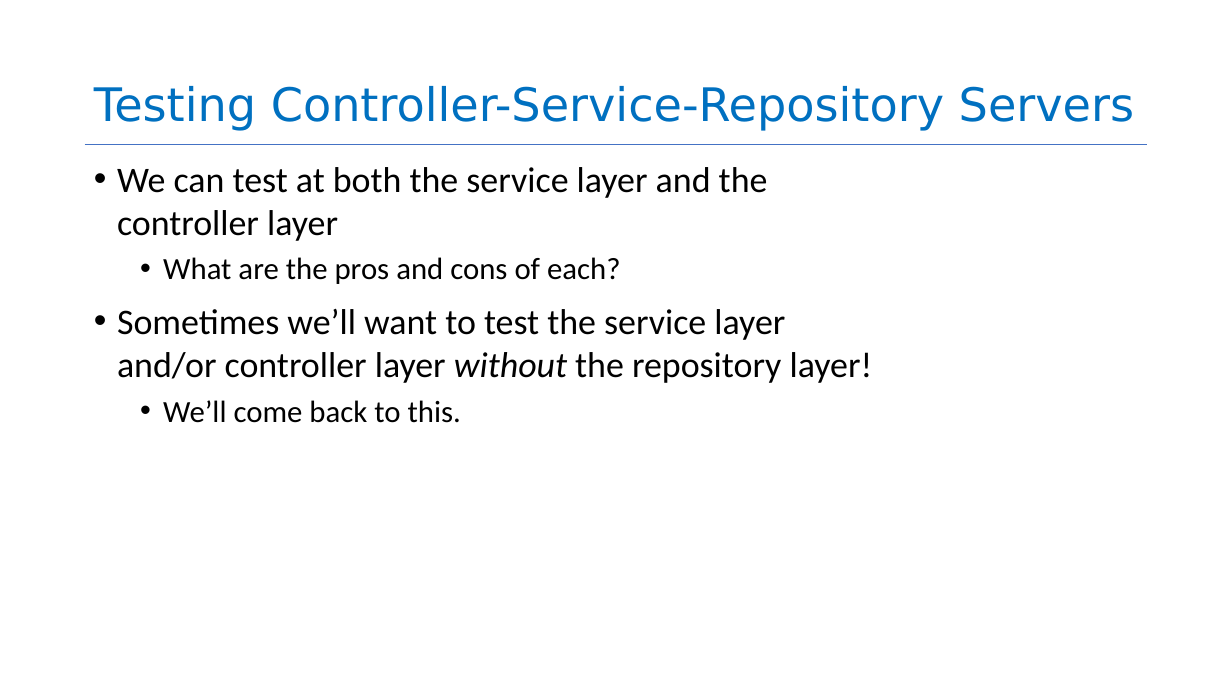
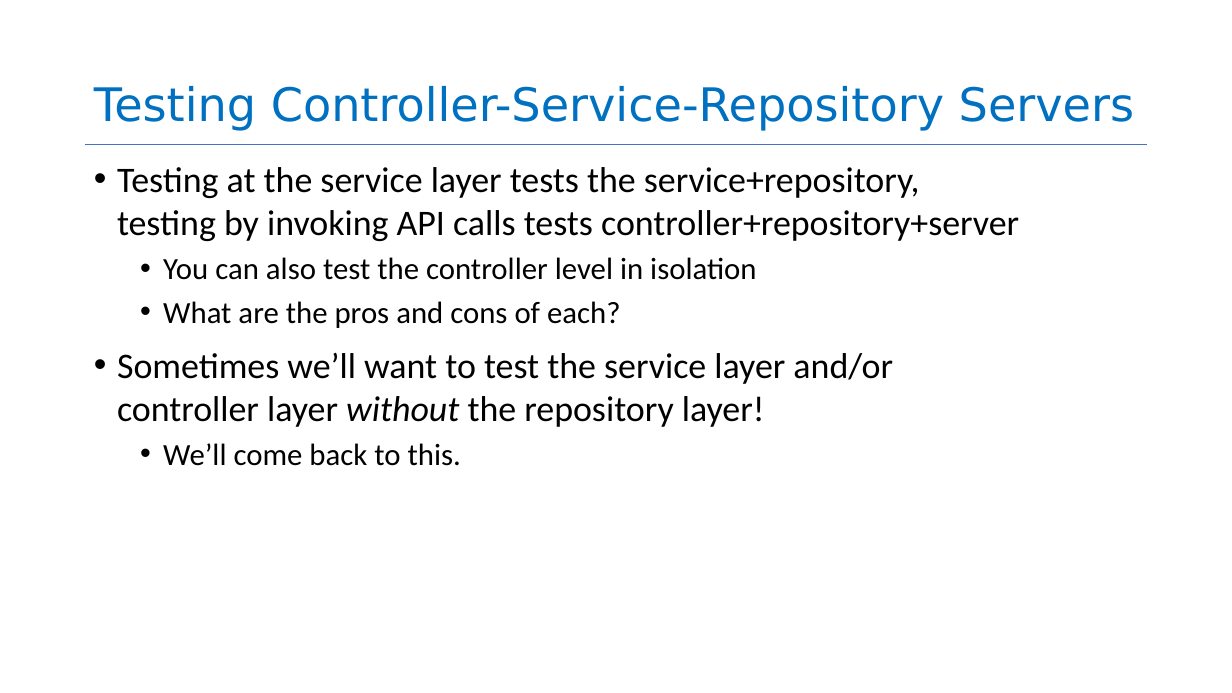
Before and after one commit to neu-se/CS4530-Spring-2026, a slide deck: slide 24 of Slides/Module 04 Web Applications.pptx. Drawn at 1232x693 pixels with LibreOffice and Linux fonts; fonts in the diff are those of the drawing. Boxes give left, top, right and bottom in pixels: in the first picture for what was removed or moved away, otherwise in the second. Text is boxed around its words. In the diff, an @@ line names an element or a change of style, - is before the commit and + after.

```diff
--- a/Slides/Module 04 Web Applications.pptx
+++ b/Slides/Module 04 Web Applications.pptx
@@ text at [117,167,1019,280]: text changed @@
-• We can test at both the service layer and the controller layer
+• Testing at the service layer tests the service+repository,
+  testing by invoking API calls tests controller+repository+server
+  • You can also test the controller level in isolation
```
Also in this commit, not shown: 6 other slides changed, 1 other file.
